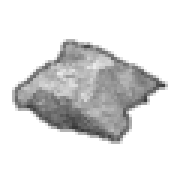
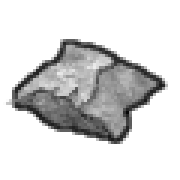
Before/after of a 180 × 180 layered artwork. What changed in the layer stack:
painted on "Outline" over bbox(3, 39, 165, 144)
